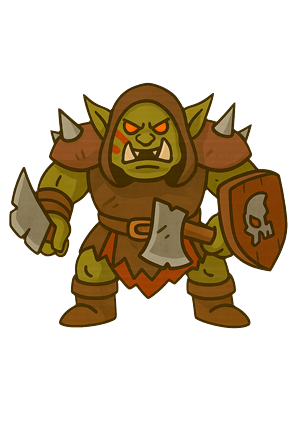
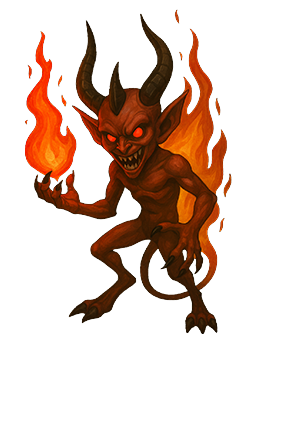
Before/after of a 294×425 layered artwork. What changed in the layer stack:
added layer "Warlock1" above "Boss_Undead_Frozen_King" over [25, 9, 232, 334]
hid "Lager 8" over [9, 82, 288, 329]